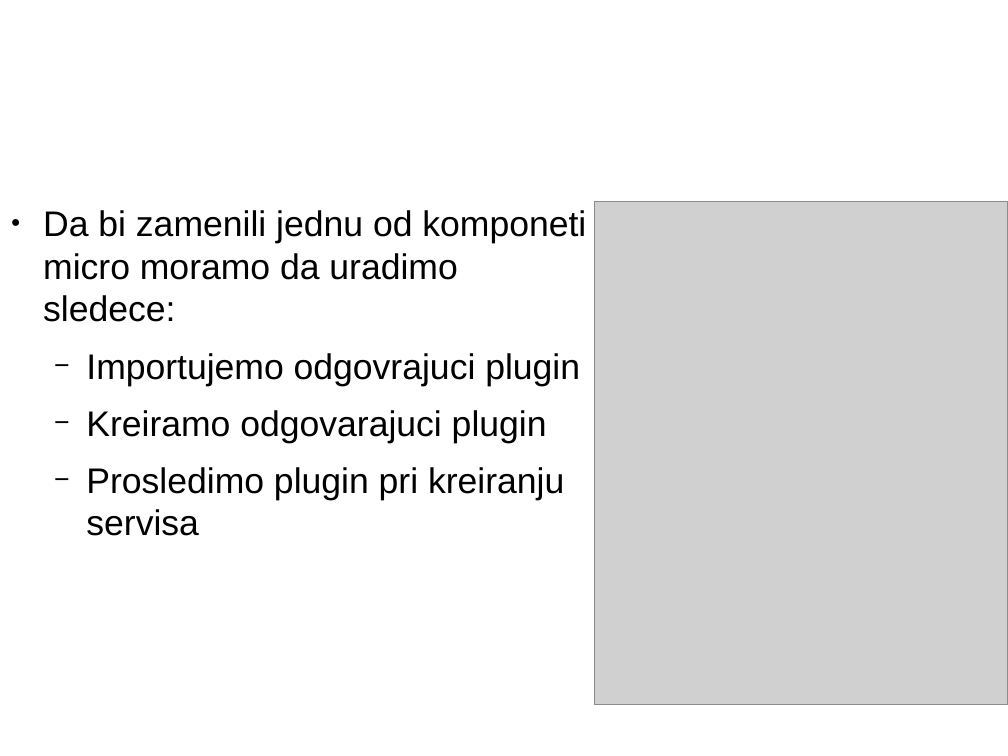
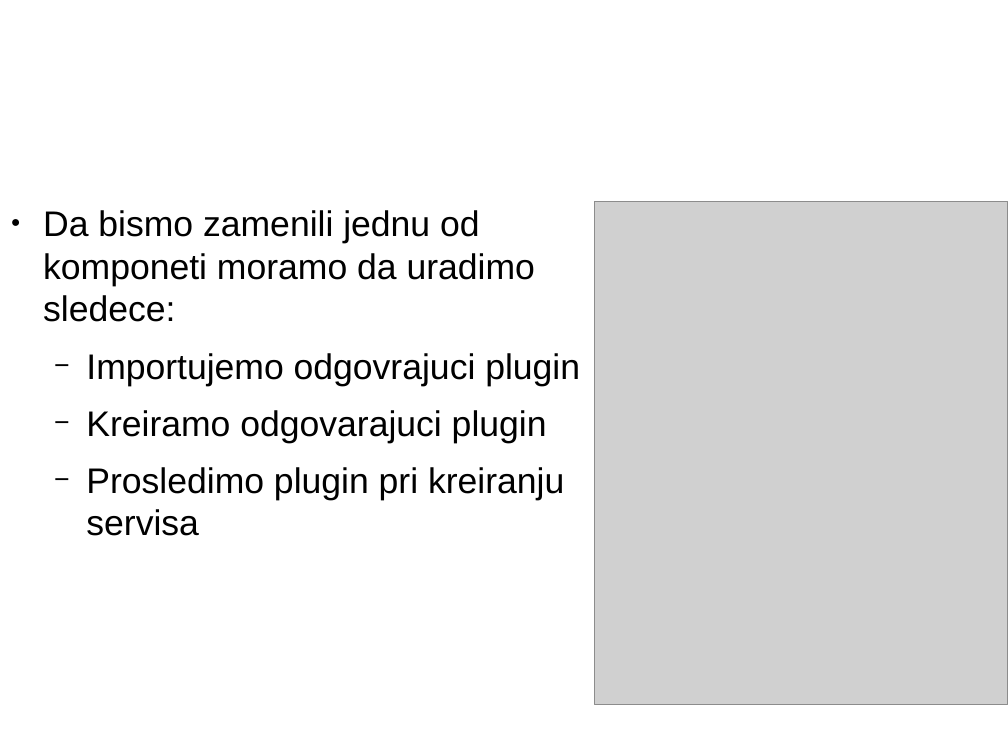
Before and after one commit to CommName/Go-micro-DemoApp, a slide deck: slide 15 of GoMicroUvod.pptx. Drawn at 1008x756 pixels with LibreOffice and Linux fonts; fonts in the diff are those of the drawing; grey boxes stand for pictures; background and template pictures are left out. Boxes give left, top, right and bottom in pixels: in the first picture for what was removed or moved away, otherwise in the second. Text is boxed around its words. In the diff, an @@ line names an element or a change of style, - is before the commit and + after.

```diff
--- a/GoMicroUvod.pptx
+++ b/GoMicroUvod.pptx
@@ text at [43,210,535,322]: text changed @@
-● Da bi zamenili jednu od komponeti micro moramo da uradimo sledece:
+● Da bismo zamenili jednu od komponeti moramo da uradimo sledece:
```
Also in this commit, not shown: 3 other slides changed, 2 slides added.
